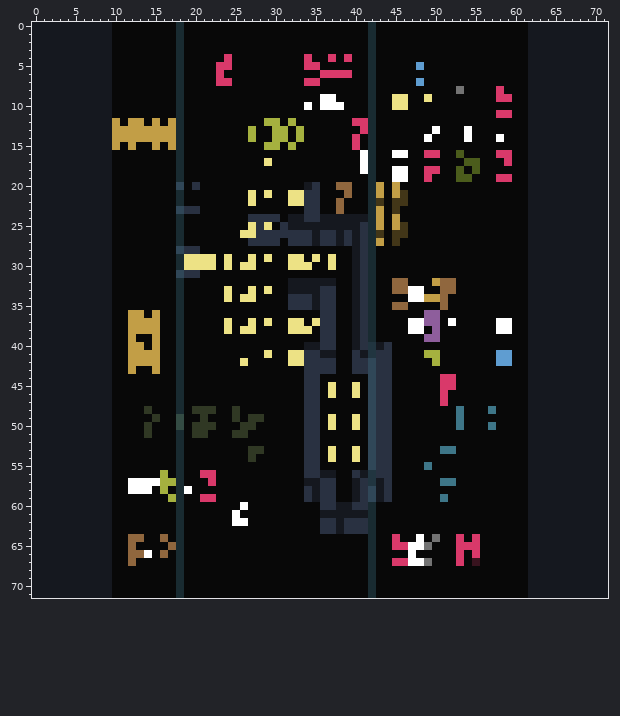
Edited in one commit: sprite sheet (less.png). The picture above is the old version.
The file is 72x72 pixels. Colours within 5 levels of each other are drawn and written as one.
Once edited:
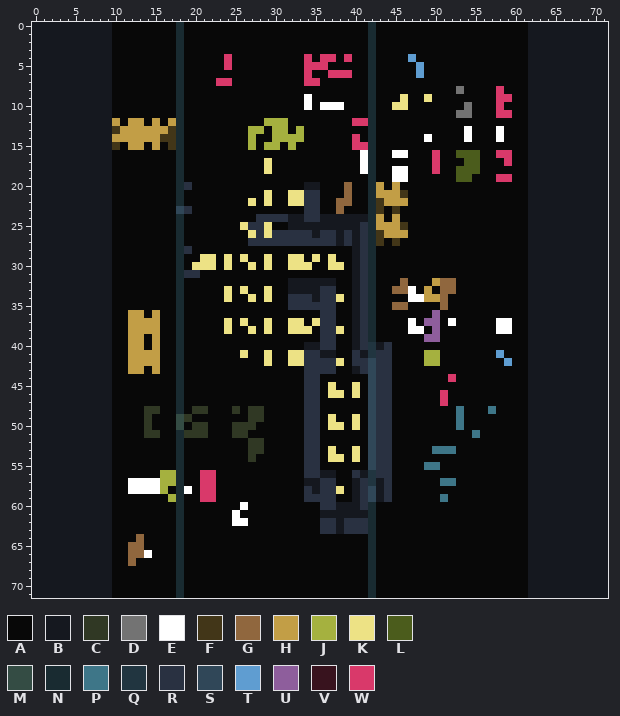
Palette (. is transparent): A #080808  B #15181f  C #303824  D #737373  E #ffffff  F #423618  G #90673e  H #c29e46  J #a5b13f  K #ede285  L #4b5c1c  M #344c44  N #192b31  P #3e7688  Q #213540  R #293141  S #304758  T #5f9dd1  U #8e5e9c  V #38131e  W #d9396a
What changed:
Changed rows in their new state; - is an unchanged pixel.
first column x 10:
 4 --------------------------W----------T------------
 5 -------------A------------W-----------------------
 6 -------------A----------W-A-----------T-----------
 7 --------------------------------------A-----------
 9 ------------------------E-AA-------A--------------
10 --------------------------------------------D---W-
11 -------------------------------------------DD-----
12 ---------------------JA---------------------------
13 F------F----------J------------A--------A-------E-
14 ------FF--------------J---------------------------
15 F--H---F---------J-------------W------------------
16 ---------------------------------------A----LL----
17 ----------------------------------------W---------
18 -------------------K-------------------A----L-----
19 ---------------------------------------A----------
20 --------NRA--------------B--A---------------------
21 -----------------A----------------H---------------
22 -------------------K---------G----HHH-------------
23 ----------A----------------------F----------------
24 -----------------A---R----------------------------
25 ----------------KR---A------------H---------------
26 ----------------A--K--------------HHH-------------
27 ---------------------R---R-------F----------------
28 --------N-A---------------------------------------
29 ---------AA-----KA--------------------------------
30 ---------A------A--K--------K---------------------
31 --------N-----------------------------------------
32 -----------------------------------A--------------
33 ----------------KA--------------------AH----------
34 ----------------A--K--------K---------------------
35 -------------------------R------------------------
36 ---------------------------------------A----------
37 ----------------KA--------------------A-----------
38 ----------------A--K--------K---------------------
39 ---H----------------------------------------------
41 ----------------K--------------------------------A
42 ----------------A--K--------K----------J--------A-
43 ---H--------------------------B-------------------
44 -----------------------------------------A--------
45 -----------------------------------------AA-------
46 ----------------------------K---------------------
48 -----C------A----CC-------------------------------
49 ----CA---C-A---A----------------------------------
50 ------------A--C------------K------------------A--
51 -----C---C-----------------------------------P----
52 -----------------CC-------------------------------
53 ----------------------------------------P---------
54 ----------------------------K---------------------
55 ----------------------------------------P---------
56 -------J------------------------------------------
57 -----------W--------------------------------------
58 -----E-----WW---------------K---------------------
59 -------------------------R------------------------
60 ------------------------------B-------------------
first column x 12:
64 A---A----------------------------A--A-A--A-A
65 -G---A---------------------------AAAAA---AAA
66 ----A------------------------------A-----A-A
67 ---------------------------------AAAAA---A-A
